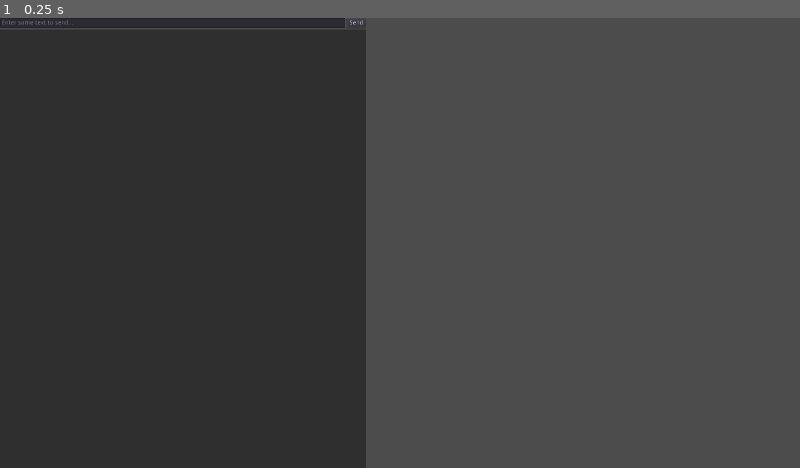
Above: before the commit, frame 1.
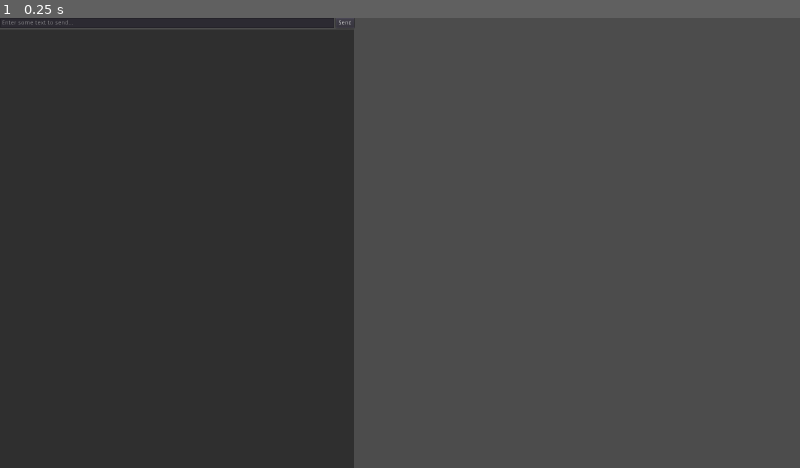
Above: after the commit, the same moment.

Repository: Jaland/godot-lobby-frontend
Game: Godot game, scene res://game/chat/chat.tscn
Two runs of this game, one before a commit and one after it. Both use one fixed random seed, a clock stepped at 60 frames per second and the inputs below. This scene is started directly instead of the project's main scene.
Inputs:
- Up to frame 1 (0.25 s): no input

The runs differ from the first frame. In frame 1, 1.5% of the frame differs, in the area x 41-46%, y 0-100%.

Commit message:
Basic ability to spawn players that are owned by differnt characters

Diff:
--- a/game/chat/chat.tscn
+++ b/game/chat/chat.tscn
@@ -29,29 +29,30 @@
 [node name="Chat" type="VBoxContainer" parent="."]
 anchor_right = 1.0
 anchor_bottom = 1.0
+margin_right = -25.9998
 margin_bottom = 1.0
 rect_scale = Vector2( 1.031, 0.994872 )
 theme = SubResource( 1 )
 
 [node name="Message" type="HBoxContainer" parent="Chat"]
-margin_right = 851.0
+margin_right = 825.0
 margin_bottom = 24.0
 
 [node name="ChatTextSend" type="LineEdit" parent="Chat/Message"]
-margin_right = 804.0
+margin_right = 778.0
 margin_bottom = 24.0
 size_flags_horizontal = 3
 placeholder_text = "Enter some text to send..."
 
 [node name="Send" type="Button" parent="Chat/Message"]
-margin_left = 808.0
-margin_right = 851.0
+margin_left = 782.0
+margin_right = 825.0
 margin_bottom = 24.0
 text = "Send"
 
 [node name="ChatArea" type="RichTextLabel" parent="Chat"]
 margin_top = 28.0
-margin_right = 851.0
+margin_right = 825.0
 margin_bottom = 1537.0
 size_flags_vertical = 3
 custom_fonts/bold_font = ExtResource( 6 )
@@ -62,7 +63,7 @@
 
 [node name="Disconnect" type="Button" parent="Chat"]
 margin_top = 1541.0
-margin_right = 851.0
+margin_right = 825.0
 margin_bottom = 1561.0
 toggle_mode = true
 text = "Disconnect"
--- a/game/lobby/game_lobby/game_lobby.gd
+++ b/game/lobby/game_lobby/game_lobby.gd
@@ -21,7 +21,7 @@
 # Textures
 ##################
 
-var _disconnected_icon_texture = Texture.new()
+var _disconnected_icon_texture
 
 
 
@@ -42,6 +42,15 @@
 	_lobby_client.send_data(WebSocketUtils.request_to_json(
 		GlobalVariables.request_type.leave_game))
 
+
+###################
+# Button/UI Methods
+##################
+
+func start_game():
+	_lobby_client.send_data(WebSocketUtils.request_to_json(
+		GlobalVariables.request_type.start_game))
+
 ###################
 # Process Responses #
 ###################
@@ -51,14 +60,20 @@
 	_populate_user_list(data.game)
 	_game_lobby.show()
 	WebSocketUtils.save_game_info(data.game.id)
+	if(data.game.state != GlobalVariables.game_state.waiting):
+		_put_player_in_game()
 
-func process_leave(data):
+func process_leave(_data):
 	_game_lobby.hide()
 	WebSocketUtils.save_game_info(GlobalVariables.LOBBY_GAME_ID)
+	_lobby_client.refresh_lobby()
 
 
 func process_update_game_info(data):
 	_populate_user_list(data)
+
+func process_start_game(_data):
+	_put_player_in_game()
 
 
 ###################
@@ -80,6 +95,9 @@
 			_user_list.add_item(user.username, _disconnected_icon_texture)
 		index = index + 1
 
+func _put_player_in_game():
+	_lobby_client.disconnect_from_host()
+	SceneManager.load_new_scene(GlobalVariables.scene_path.walking_simulator)
 
 ###################
 # Websocket Events #
@@ -93,3 +111,5 @@
 			process_leave(response)
 		GlobalVariables.response_type.game:
 			process_update_game_info(response)
+		GlobalVariables.response_type.start_game:
+			process_start_game(response)
--- a/game/lobby/lobby.gd
+++ b/game/lobby/lobby.gd
@@ -35,6 +35,10 @@
 ##################
 func _connect_to_lobby_service():
 	connect_to_websocket_path(websocket_path)
+
+###################
+# Button/UI Methods
+##################
 
 func refresh_lobby():
 	send_data(WebSocketUtils.request_to_json(GlobalVariables.request_type.lobby_refresh))
@@ -83,4 +87,3 @@
 
 func client_connected():
 	send_data(WebSocketUtils.request_to_json(GlobalVariables.request_type.initial_request))
-	refresh_lobby()
--- a/game/lobby/lobby.tscn
+++ b/game/lobby/lobby.tscn
@@ -8,6 +8,7 @@
 [ext_resource path="res://resources/fonts/vera-12.tres" type="DynamicFont" id=6]
 [ext_resource path="res://game/lobby/game_lobby/game_lobby.gd" type="Script" id=7]
 [ext_resource path="res://resources/fonts/vera-10.tres" type="DynamicFont" id=8]
+[ext_resource path="res://resources/fonts/vera-bold-14.tres" type="DynamicFont" id=9]
 
 [node name="LobbyNode" type="Control"]
 anchor_right = 1.0
@@ -81,6 +82,7 @@
 script = ExtResource( 4 )
 
 [node name="GameLobby" type="Control" parent="."]
+visible = false
 margin_left = 640.0
 margin_top = 1.0
 margin_right = 1920.0
@@ -136,12 +138,14 @@
 align = 1
 
 [node name="IdLabel" type="RichTextLabel" parent="GameLobby/GameInfo"]
-margin_left = 578.0
-margin_top = 53.0
-margin_right = 922.0
-margin_bottom = 89.0
+margin_left = 554.0
+margin_top = 51.0
+margin_right = 898.0
+margin_bottom = 87.0
 rect_pivot_offset = Vector2( -805, 0 )
-custom_fonts/normal_font = ExtResource( 6 )
+custom_colors/font_color_selected = Color( 1, 1, 1, 1 )
+custom_colors/font_color_shadow = Color( 0.956863, 0.494118, 0.0431373, 1 )
+custom_fonts/normal_font = ExtResource( 9 )
 bbcode_enabled = true
 bbcode_text = "[color=#800000]Game ID:[/color]"
 text = "Game ID:"
@@ -155,6 +159,14 @@
 custom_fonts/font = ExtResource( 6 )
 text = "<GAME_ID>"
 
+[node name="StartButton" type="Button" parent="GameLobby/GameInfo"]
+margin_left = 718.0
+margin_top = 500.0
+margin_right = 876.0
+margin_bottom = 572.0
+custom_fonts/font = ExtResource( 3 )
+text = "Start Gmae"
+
 [node name="ErrorPopup" type="Popup" parent="."]
 margin_left = 967.0
 margin_top = 401.0
@@ -193,4 +205,5 @@
 [connection signal="pressed" from="Lobby/Create" to="Client" method="create_game"]
 [connection signal="ready" from="Client" to="Client" method="_connect_to_lobby_service"]
 [connection signal="pressed" from="GameLobby/Disconnect" to="GameLobby/GameLobbyClient" method="disconnect_from_game"]
+[connection signal="pressed" from="GameLobby/GameInfo/StartButton" to="GameLobby/GameLobbyClient" method="start_game"]
 [connection signal="pressed" from="ErrorPopup/HidePopup" to="." method="_hide_popup"]
--- a/game/login/login.gd
+++ b/game/login/login.gd
@@ -15,8 +15,7 @@
 # Node Properties
 ##################
 
-# Used to store User Info while waiting to connect
-#var user_info = null
+# This property is used by the websocket node to determine the websocket server path
 var websocket_path= "/login"
 
 
@@ -29,6 +28,7 @@
 	connect_to_websocket_path(websocket_path)
 	var user_info = JSON.print({"username": username, "password": password,
 			"register": register, "requestType": GlobalVariables.request_type.login})
+	WebSocketUtils.save_user_info(username)
 	yield(self, "client_connected")
 	_client.get_peer(1).put_packet(Marshalls.utf8_to_base64(user_info).to_utf8())
 	user_info = null
--- a/game/login/login_ui.gd
+++ b/game/login/login_ui.gd
@@ -5,14 +5,12 @@
 ##################
 extends Control
 
-
 ##################
 # UI Objects
 ##################
 onready var _client = $Client
 onready var _user_name = $Login/Username/Username
 onready var _password = $Login/Password/Password
-
 
 ##################
 # Node Fuctions
--- /dev/null
+++ b/game/menu/menu.gd
@@ -0,0 +1,19 @@
+extends Node
+
+onready var _parent_client = get_parent().get_node("../Client")
+
+
+# Called when the node enters the scene tree for the first time.
+func _ready():
+	pass # Replace with function body.
+
+
+# Called every frame. 'delta' is the elapsed time since the previous frame.
+#func _process(delta):
+#	pass
+
+
+func exit_game():
+	_parent_client.send_data(WebSocketUtils.request_to_json(GlobalVariables.request_type.leave_game))
+	_parent_client.disconnect_from_host()
+	SceneManager.load_new_scene(GlobalVariables.scene_path.lobby)
--- /dev/null
+++ b/game/menu/menu.tscn
@@ -0,0 +1,23 @@
+[gd_scene load_steps=3 format=2]
+
+[ext_resource path="res://game/menu/menu.gd" type="Script" id=1]
+[ext_resource path="res://game/menu/menu_ui.gd" type="Script" id=2]
+
+[node name="Popup" type="WindowDialog"]
+margin_right = 120.0
+margin_bottom = 150.0
+window_title = "Options"
+resizable = true
+script = ExtResource( 2 )
+
+[node name="Exit" type="Button" parent="."]
+margin_left = 14.0
+margin_top = 115.0
+margin_right = 105.0
+margin_bottom = 135.0
+text = "Leave Game"
+
+[node name="Client" type="Node" parent="."]
+script = ExtResource( 1 )
+
+[connection signal="pressed" from="Exit" to="Client" method="exit_game"]
--- /dev/null
+++ b/game/menu/menu_ui.gd
@@ -0,0 +1,20 @@
+extends WindowDialog
+
+
+# Declare member variables here. Examples:
+# var a = 2
+# var b = "text"
+
+
+# Called when the node enters the scene tree for the first time.
+func _ready():
+	pass # Replace with function body.
+
+func _unhandled_input(event):
+	if Input.is_action_pressed("ui_menu"):\
+		show()
+
+
+# Called every frame. 'delta' is the elapsed time since the previous frame.
+#func _process(delta):
+#	pas
--- /dev/null
+++ b/game/walking_simulator/game.gd
@@ -0,0 +1,127 @@
+###################
+# Lobby
+#
+# Script used as a WebSocket client for lobby interactions
+##################
+extends "res://utlis/custom_nodes/Websocket.gd"
+
+###################
+# Node Objects
+##################
+
+# Chat Clients
+onready var _chat_client = get_parent().get_node("chat/Client")
+
+onready var _spawn_points = get_parent().get_node("SpawnPoints")
+
+onready var _players_list  = get_parent().get_node("Players")
+
+onready var _game_scene = get_parent()
+
+var websocket_path= "/walkingsimulator"
+
+
+###################
+# Game Objects
+##################
+
+var my_player
+onready var my_player_name = WebSocketUtils.load_user_info().username
+var other_players = []
+
+###################
+# Preloaded Assests
+##################
+
+const player_scene = preload("res://game/walking_simulator/ingame-objects/player.tscn")
+#const PlayerScript = preload("res://game/walking_simulator/ingame-objects/player.gd")
+#var player_script:PlayerScript
+
+###################
+# Node Methods
+##################
+
+func _connect_to_game():
+	connect_to_websocket_path(websocket_path)
+
+
+###################
+# Game Methods
+##################
+
+func _spawn_player():
+	var spawnPoints = _spawn_points.get_children()
+	var spawnPoint = spawnPoints[randi() % spawnPoints.size()]
+	var player = player_scene.instance()
+	player.position = spawnPoint.position
+	_players_list.add_child(player)
+	return player
+
+func _get_spawn_points(numOfPoints: int) -> Array:
+	var spawnPoints = shuffleList(_spawn_points.get_children())
+	var returnVectors = []
+	for i in numOfPoints:
+		returnVectors.append(spawnPoints[i].position)
+	return returnVectors
+
+func _spawn_player_with_position(position: Vector2):
+	var player = player_scene.instance()
+	player.position = position
+	return player
+
+
+###################
+# Process Responses #
+###################
+
+func process_setup_map(data):
+	var playerNames = data.players.keys()
+	for playerName in playerNames:
+		var playerInfo = data.players[playerName]
+		var player = _spawn_player_with_position(Vector2(playerInfo.x,playerInfo.y))
+		if(playerName == my_player_name):
+			my_player=player
+			player.set_script(load("res://game/walking_simulator/ingame-objects/player.gd"))
+		_players_list.add_child(player)
+
+func process_load_assets(data):
+	var userList = data.users
+	var spawnPositions = _get_spawn_points(userList.size())
+	var gameSetupRequest = {"players": {}}
+	var players = {}
+	for i in userList.size():
+		var user = userList[i]
+		var spawnPosition = spawnPositions[i]
+		gameSetupRequest.players[user.username] = {"x": spawnPosition.x, "y": spawnPosition.y}
+	send_data(WebSocketUtils.object_to_json(gameSetupRequest, GlobalVariables.request_type.load_assets))
+
+
+###################
+# Websocket Events #
+###################
+
+func object_recieved(response):
+	_chat_client.process_message(response)
+	match response.type:
+		GlobalVariables.response_type.load_assets:
+			process_load_assets(response)
+		GlobalVariables.response_type.map_setup:
+			process_setup_map(response)
+
+func client_connected():
+	send_data(WebSocketUtils.request_to_json(GlobalVariables.request_type.initial_request))
+
+
+###################
+# Utility Class #
+###################
+
+# Stole this from sa form hoping it works
+func shuffleList(list):
+	var shuffledList = []
+	var indexList = range(list.size())
+	for i in range(list.size()):
+		var x = randi()%indexList.size()
+		shuffledList.append(list[indexList[x]])
+		indexList.remove(x)
+	return shuffledList
--- /dev/null
+++ b/game/walking_simulator/game.tscn
@@ -0,0 +1,47 @@
+[gd_scene load_steps=5 format=2]
+
+[ext_resource path="res://resources/textures/walking_simulator/grass-small.png" type="Texture" id=1]
+[ext_resource path="res://game/walking_simulator/game.gd" type="Script" id=2]
+[ext_resource path="res://game/chat/chat.tscn" type="PackedScene" id=3]
+[ext_resource path="res://game/menu/menu.tscn" type="PackedScene" id=4]
+
+[node name="OverworldNode" type="Node2D"]
+
+[node name="TextureRect" type="TextureRect" parent="."]
+margin_left = -3780.0
+margin_top = -2236.0
+margin_right = 6454.0
+margin_bottom = 4108.0
+texture = ExtResource( 1 )
+stretch_mode = 2
+
+[node name="Client" type="Node" parent="."]
+script = ExtResource( 2 )
+
+[node name="chat" parent="." instance=ExtResource( 3 )]
+margin_right = 640.0
+margin_bottom = 1080.0
+
+[node name="SpawnPoints" type="Node" parent="."]
+
+[node name="point_1" type="Node2D" parent="SpawnPoints"]
+position = Vector2( 823, 192 )
+
+[node name="point_2" type="Node2D" parent="SpawnPoints"]
+position = Vector2( 1325, 892 )
+
+[node name="point_3" type="Node2D" parent="SpawnPoints"]
+position = Vector2( 1645, 135 )
+
+[node name="point_4" type="Node2D" parent="SpawnPoints"]
+position = Vector2( 1375, 554 )
+
+[node name="Players" type="Node" parent="."]
+
+[node name="Popup" parent="." instance=ExtResource( 4 )]
+margin_left = 951.0
+margin_top = 332.0
+margin_right = 1071.0
+margin_bottom = 482.0
+
+[connection signal="ready" from="Client" to="Client" method="_connect_to_game"]
--- /dev/null
+++ b/game/walking_simulator/ingame-objects/player.gd
@@ -0,0 +1,13 @@
+extends KinematicBody2D
+
+
+# Declare member variables here. Examples:
+# var a = 2
+# var b = "text"
+
+
+const WALK_FORCE = 5
+
+func _physics_process(_delta):
+	var velocity = Input.get_vector("ui_left", "ui_right", "ui_up", "ui_down")
+	move_and_collide(velocity*WALK_FORCE)
--- /dev/null
+++ b/game/walking_simulator/ingame-objects/player.tscn
@@ -0,0 +1,34 @@
+[gd_scene load_steps=11 format=2]
+
+[ext_resource path="res://resources/textures/walking_simulator/player/run_animation/run-6.png" type="Texture" id=1]
+[ext_resource path="res://resources/textures/walking_simulator/player/run_animation/run-7.png" type="Texture" id=2]
+[ext_resource path="res://resources/textures/walking_simulator/player/run_animation/run-5.png" type="Texture" id=3]
+[ext_resource path="res://resources/textures/walking_simulator/player/run_animation/run-4.png" type="Texture" id=4]
+[ext_resource path="res://resources/textures/walking_simulator/player/run_animation/run-3.png" type="Texture" id=5]
+[ext_resource path="res://resources/textures/walking_simulator/player/run_animation/run-2.png" type="Texture" id=6]
+[ext_resource path="res://resources/textures/walking_simulator/player/run_animation/run-1.png" type="Texture" id=7]
+[ext_resource path="res://resources/textures/walking_simulator/player/run_animation/run-8.png" type="Texture" id=8]
+
+[sub_resource type="SpriteFrames" id=1]
+animations = [ {
+"frames": [ ExtResource( 7 ), ExtResource( 6 ), ExtResource( 5 ), ExtResource( 4 ), ExtResource( 3 ), ExtResource( 1 ), ExtResource( 2 ), ExtResource( 8 ) ],
+"loop": true,
+"name": "run",
+"speed": 5.0
+} ]
+
+[sub_resource type="CapsuleShape2D" id=2]
+
+[node name="Player" type="KinematicBody2D"]
+
+[node name="AnimatedSprite" type="AnimatedSprite" parent="."]
+position = Vector2( 12.875, 12.125 )
+scale = Vector2( 0.623239, 0.652985 )
+frames = SubResource( 1 )
+animation = "run"
+frame = 6
+playing = true
+
+[node name="CollisionShape2D" type="CollisionShape2D" parent="."]
+position = Vector2( 14, 20 )
+shape = SubResource( 2 )
--- a/project.godot
+++ b/project.godot
@@ -36,6 +36,43 @@
 
 singletons=[  ]
 
+[input]
+
+ui_left={
+"deadzone": 0.5,
+"events": [ Object(InputEventKey,"resource_local_to_scene":false,"resource_name":"","device":0,"alt":false,"shift":false,"control":false,"meta":false,"command":false,"pressed":false,"scancode":16777231,"physical_scancode":0,"unicode":0,"echo":false,"script":null)
+, Object(InputEventJoypadButton,"resource_local_to_scene":false,"resource_name":"","device":0,"button_index":14,"pressure":0.0,"pressed":false,"script":null)
+, Object(InputEventKey,"resource_local_to_scene":false,"resource_name":"","device":0,"alt":false,"shift":false,"control":false,"meta":false,"command":false,"pressed":false,"scancode":65,"physical_scancode":0,"unicode":0,"echo":false,"script":null)
+ ]
+}
+ui_right={
+"deadzone": 0.5,
+"events": [ Object(InputEventKey,"resource_local_to_scene":false,"resource_name":"","device":0,"alt":false,"shift":false,"control":false,"meta":false,"command":false,"pressed":false,"scancode":16777233,"physical_scancode":0,"unicode":0,"echo":false,"script":null)
+, Object(InputEventJoypadButton,"resource_local_to_scene":false,"resource_name":"","device":0,"button_index":15,"pressure":0.0,"pressed":false,"script":null)
+, Object(InputEventKey,"resource_local_to_scene":false,"resource_name":"","device":0,"alt":false,"shift":false,"control":false,"meta":false,"command":false,"pressed":false,"scancode":68,"physical_scancode":0,"unicode":0,"echo":false,"script":null)
+ ]
+}
+ui_up={
+"deadzone": 0.5,
+"events": [ Object(InputEventKey,"resource_local_to_scene":false,"resource_name":"","device":0,"alt":false,"shift":false,"control":false,"meta":false,"command":false,"pressed":false,"scancode":16777232,"physical_scancode":0,"unicode":0,"echo":false,"script":null)
+, Object(InputEventJoypadButton,"resource_local_to_scene":false,"resource_name":"","device":0,"button_index":12,"pressure":0.0,"pressed":false,"script":null)
+, Object(InputEventKey,"resource_local_to_scene":false,"resource_name":"","device":0,"alt":false,"shift":false,"control":false,"meta":false,"command":false,"pressed":false,"scancode":87,"physical_scancode":0,"unicode":0,"echo":false,"script":null)
+ ]
+}
+ui_down={
+"deadzone": 0.5,
+"events": [ Object(InputEventKey,"resource_local_to_scene":false,"resource_name":"","device":0,"alt":false,"shift":false,"control":false,"meta":false,"command":false,"pressed":false,"scancode":16777234,"physical_scancode":0,"unicode":0,"echo":false,"script":null)
+, Object(InputEventJoypadButton,"resource_local_to_scene":false,"resource_name":"","device":0,"button_index":13,"pressure":0.0,"pressed":false,"script":null)
+, Object(InputEventKey,"resource_local_to_scene":false,"resource_name":"","device":0,"alt":false,"shift":false,"control":false,"meta":false,"command":false,"pressed":false,"scancode":83,"physical_scancode":0,"unicode":0,"echo":false,"script":null)
+ ]
+}
+ui_menu={
+"deadzone": 0.5,
+"events": [ Object(InputEventKey,"resource_local_to_scene":false,"resource_name":"","device":0,"alt":false,"shift":false,"control":false,"meta":false,"command":false,"pressed":false,"scancode":16777217,"physical_scancode":0,"unicode":0,"echo":false,"script":null)
+, Object(InputEventJoypadButton,"resource_local_to_scene":false,"resource_name":"","device":0,"button_index":11,"pressure":0.0,"pressed":false,"script":null)
+ ]
+}
+
 [rendering]
 
 quality/driver/driver_name="GLES2"
--- a/resources/GlobalVariables.gd
+++ b/resources/GlobalVariables.gd
@@ -12,7 +12,8 @@
 export var base_path = "game/"
 export(Dictionary) var scene_path={
 	lobby=base_path + "lobby/lobby.tscn",
-	login=base_path + "login/login.tscn"
+	login=base_path + "login/login.tscn",
+	walking_simulator=base_path + "walking_simulator/game.tscn"
 }
 
 #Request Types
@@ -25,6 +26,8 @@
 	create_game ="CREATE_GAME",
 	join_game ="JOIN_GAME",
 	leave_game ="LEAVE_GAME",
+	start_game ="START_GAME",
+	load_assets = "LOAD_ASSETS",
 }
 
 
@@ -36,6 +39,22 @@
 	leave_game ="leave_game",
 #	This will be the most common response, used for updating game information
 	game ="game",
+	start_game ="start_game",
+	load_assets ="load_assets",
+	map_setup ="map_setup",
+}
+
+
+
+#Request Types
+export(Dictionary) var game_state={
+  waiting="WAITING",
+  loading="LOADING",
+  started="STARTED",
+  finished="FINISHED",
+  aborted="ABORTED",
+  error="ERROR",
+
 }
 
 export var LOBBY_GAME_ID="0"
--- /dev/null
+++ b/resources/fonts/vera-bold-14.tres
@@ -0,0 +1,7 @@
+[gd_resource type="DynamicFont" load_steps=2 format=2]
+
+[ext_resource path="res://resources/fonts/VeraBd.ttf" type="DynamicFontData" id=1]
+
+[resource]
+size = 14
+font_data = ExtResource( 1 )
--- /dev/null
+++ b/resources/textures/walking_simulator/player/player.gd
@@ -0,0 +1,15 @@
+extends KinematicBody2D
+
+
+# Declare member variables here. Examples:
+# var a = 2
+# var b = "text"
+
+
+const WALK_FORCE = 50
+
+
+func _physics_process(delta):
+	print(Input.get)
+	var velocity = Input.get_vector("move_left", "move_right", "move_forward", "move_back")
+	move_and_collide(velocity)
--- a/utlis/WebSocketUtils.gd
+++ b/utlis/WebSocketUtils.gd
@@ -6,6 +6,7 @@
 extends Node
 
 var gameInfoFile="user://game.info"
+var userInfoFile="user://user.info"
 export var tokenFile="user://token.jwt"
 
 # Encodes Data when passing to server
@@ -62,6 +63,33 @@
 	var response = JSON.parse(gameInfoString)
 	return response.result
 
+
+func save_user_info(username: String):
+	print("Saving user")
+	var user_file = File.new()
+	user_file.open(userInfoFile, File.WRITE)
+	user_file.store_line(JSON.print({"username" : username}))
+	user_file.close()
+
+
+# Returns in the form of {gameId: <GAME_ID>}
+func load_user_info():
+	var user_file = File.new()
+	if not user_file.file_exists(userInfoFile):
+		print("UserInfo Missing must reauthenticate")
+		push_error("UserInfo Missing must reauthenticate")
+	user_file.open(userInfoFile, File.READ)
+	var userInfoString:String = user_file.get_line()
+	user_file.close()
+	var response = JSON.parse(userInfoString)
+	return response.result
+
+
+# Removes existing game if from cache
+func clear_game_info():
+	var game_file = Directory.new()
+	game_file.remove(gameInfoFile)
+
 # Saves Token info
 # Requires users to allow for Cookies on HTML5
 func save_token(token: String):
Not shown: 1 places in game/lobby/lobby.tscn that only renumber resources
Not shown, added: game/walking_simulator/ball.png.import
Not shown, added: game/walking_simulator/icon.png.import
Not shown, added: game/walking_simulator/paddle.png.import
Not shown, added: game/walking_simulator/screenshots/.gdignore
Binary file added: game/walking_simulator/screenshots/pong_multiplayer.png
Not shown, added: game/walking_simulator/separator.png.import
Binary file added: resources/textures/lobby/122256830_10164351630435707_9008406499591169227_n.jpg
Not shown, added: resources/textures/lobby/122256830_10164351630435707_9008406499591169227_n.jpg.import
Binary file added: resources/textures/lobby/68753082_10162195455300707_758928336180215808_n.jpg
Not shown, added: resources/textures/lobby/68753082_10162195455300707_758928336180215808_n.jpg.import
Binary file added: resources/textures/walking_simulator/grass-small.png
(and 19 more such lines)
